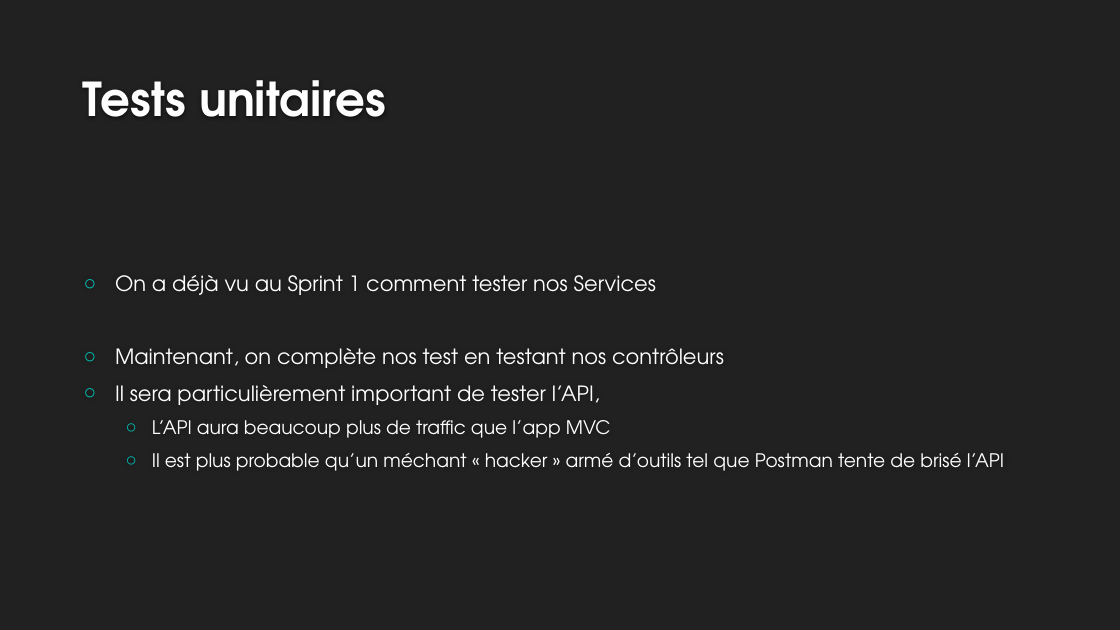
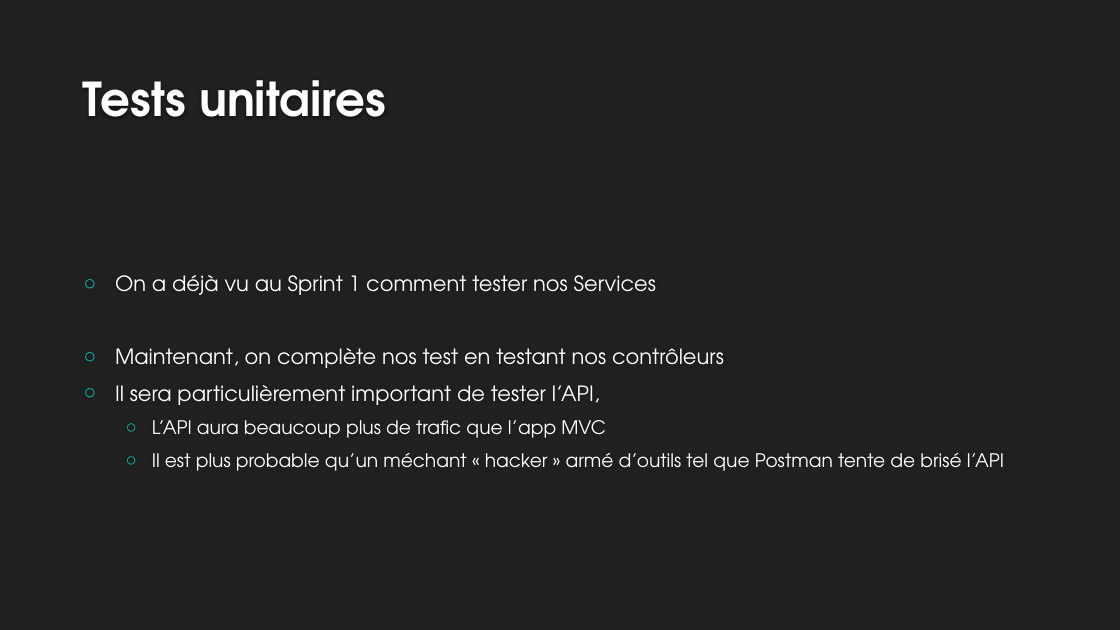
Before and after one commit to departement-info-cem/5W5, a slide deck: slide 2 of docs/assets/Mocks et Stub.pptx. Drawn at 1120x630 pixels with LibreOffice and Linux fonts; fonts in the diff are those of the drawing; background and template pictures are left out. Boxes give left, top, right and bottom in pixels: in the first picture for what was removed or moved away, otherwise in the second. Text is boxed around its words. In the diff, an @@ line names an element or a change of style, - is before the commit and + after.

```diff
--- a/docs/assets/Mocks et Stub.pptx
+++ b/docs/assets/Mocks et Stub.pptx
@@ text at box(152, 420, 606, 438): text changed @@
-  ○ L’API aura beaucoup plus de traffic que l’app MVC
+  ○ L’API aura beaucoup plus de trafic que l’app MVC
```
Also in this commit, not shown: 2 other slides changed, 1 slide removed.
